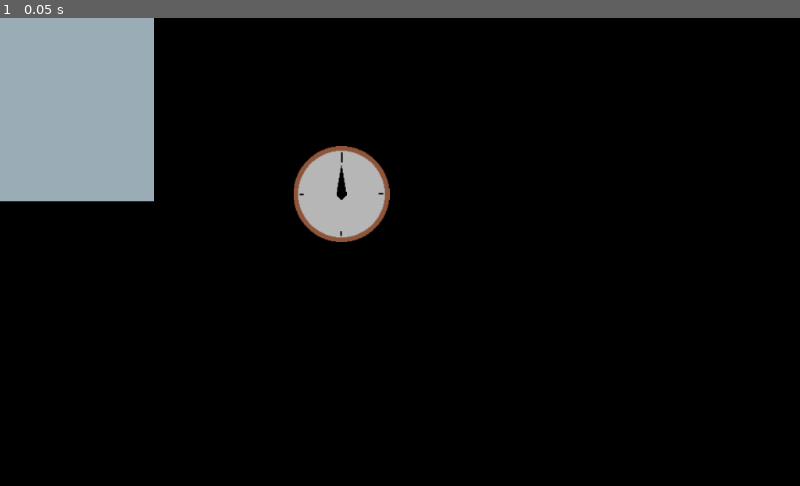
Above: before the commit, frame 1.
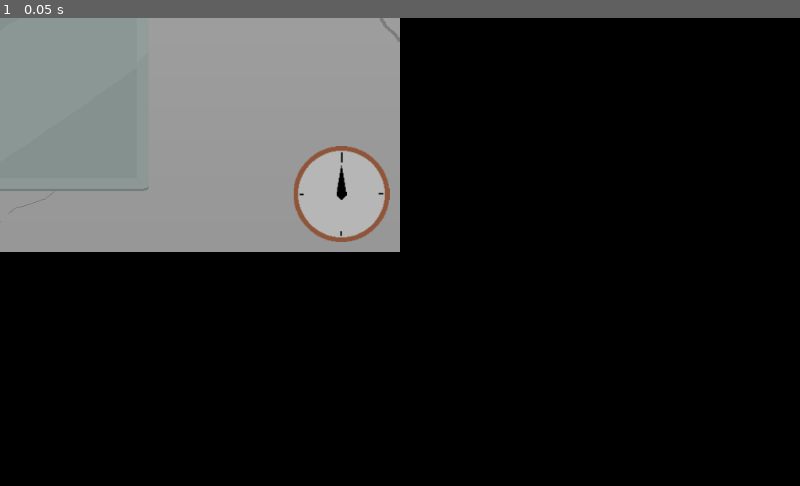
Above: after the commit, the same moment.

Repository: ericdsw/global_game_jam_2020
Game: Godot game, scene res://Screens/MiniGames/BreakerFix/BreakerFixMinigame.tscn
The game is run twice, just before and just after one commit, with the same random seed, the same clock (stepped at 60 frames per second) and the same inputs. This scene is started directly instead of the project's main scene. Sound files missing from this copy of the repository are replaced by a short silence.
Inputs:
- Up to frame 1 (0.05 s): no input

The runs differ from the first frame. In frame 1, 23% of the frame differs, in the area x 0-50%, y 0-50%.

Commit message:
Update visuals for BreakerFixMinigame

Diff:
--- a/MinigameTester.tscn
+++ b/MinigameTester.tscn
@@ -5,7 +5,7 @@
 
 [node name="MinigameTester" type="Node2D"]
 script = ExtResource( 1 )
-minigame_to_test = "res://Screens/MiniGames/FixCar/FixCarMinigame.tscn"
+minigame_to_test = "res://Screens/MiniGames/BreakerFix/BreakerFixMinigame.tscn"
 
 [node name="Timer" type="Timer" parent="."]
 
--- a/Screens/MiniGames/BreakerFix/BreakerFixMinigame.gd
+++ b/Screens/MiniGames/BreakerFix/BreakerFixMinigame.gd
@@ -20,7 +20,7 @@
 
 onready var left_container := get_node("LeftBreakerContainer") as VBoxContainer
 onready var right_container := get_node("RightBreakerContainer") as VBoxContainer
-onready var breaker_click := get_node("BreakerClick") as AudioStreamPlayer
+#onready var breaker_click := get_node("BreakerClick") as AudioStreamPlayer
 onready var electricity_grid := get_node("ElectricityGrid") as AudioStreamPlayer
 
 var _cur_amount := 0
@@ -34,7 +34,7 @@
 		var _area = load(C_AREA).instance()
 		add_child(_area)
 		_area.global_position = get_global_mouse_position()
-		breaker_click.play()
+#		breaker_click.play()
 
 # @Overwrite
 func start(difficulty := 1) -> void:
--- a/Screens/MiniGames/BreakerFix/BreakerFixMinigame.tscn
+++ b/Screens/MiniGames/BreakerFix/BreakerFixMinigame.tscn
@@ -1,17 +1,16 @@
-[gd_scene load_steps=6 format=2]
+[gd_scene load_steps=5 format=2]
 
 [ext_resource path="res://Screens/MiniGames/BaseMinigame.tscn" type="PackedScene" id=1]
 [ext_resource path="res://Screens/MiniGames/BreakerFix/BreakerFixMinigame.gd" type="Script" id=2]
-[ext_resource path="res://Resources/BreakerFix/breaker_box.png" type="Texture" id=3]
-[ext_resource path="res://Resources/Sounds/FixBrake/BrakeSwitch.wav" type="AudioStream" id=4]
 [ext_resource path="res://Resources/Sounds/FixBrake/ElectricityON.wav" type="AudioStream" id=5]
+[ext_resource path="res://Resources/BreakerFix/BGT.png" type="Texture" id=6]
 
 [node name="BreakerFixMinigame" instance=ExtResource( 1 )]
 script = ExtResource( 2 )
 duration = 3.0
 
-[node name="Sprite" type="Sprite" parent="." index="1"]
-texture = ExtResource( 3 )
+[node name="Background" type="Sprite" parent="." index="0"]
+texture = ExtResource( 6 )
 
 [node name="LeftBreakerContainer" type="VBoxContainer" parent="." index="2"]
 margin_left = -116.0
@@ -38,10 +37,6 @@
 "_edit_use_anchors_": false
 }
 
-[node name="BreakerClick" type="AudioStreamPlayer" parent="." index="5"]
-stream = ExtResource( 4 )
-pitch_scale = 2.0
-
-[node name="ElectricityGrid" type="AudioStreamPlayer" parent="." index="6"]
+[node name="ElectricityGrid" type="AudioStreamPlayer" parent="." index="5"]
 stream = ExtResource( 5 )
 volume_db = -20.0
--- a/Screens/MiniGames/BreakerFix/Elements/Breaker.gd
+++ b/Screens/MiniGames/BreakerFix/Elements/Breaker.gd
@@ -19,6 +19,7 @@
 
 func _on_Area2D_area_entered(area: Area2D) -> void:
 	if area.is_in_group("BreakerClickArea"):
+		$ClickPlayer.play()
 		if !_correct:
 			set_correct()
 		else:
--- a/Screens/MiniGames/BreakerFix/Elements/Breaker.tscn
+++ b/Screens/MiniGames/BreakerFix/Elements/Breaker.tscn
@@ -1,10 +1,12 @@
-[gd_scene load_steps=9 format=2]
+[gd_scene load_steps=11 format=2]
 
-[ext_resource path="res://Resources/BreakerFix/breaker.png" type="Texture" id=1]
+[ext_resource path="res://Resources/BreakerFix/sWITCHbASE.png" type="Texture" id=1]
 [ext_resource path="res://Resources/BreakerFix/breaker_light_good.png" type="Texture" id=2]
 [ext_resource path="res://Resources/BreakerFix/breaker_light_bad.png" type="Texture" id=3]
 [ext_resource path="res://Screens/MiniGames/BreakerFix/Elements/Breaker.gd" type="Script" id=4]
 [ext_resource path="res://Resources/BreakerFix/breaker_off.png" type="Texture" id=5]
+[ext_resource path="res://Resources/BreakerFix/Switch.png" type="Texture" id=6]
+[ext_resource path="res://Resources/Sounds/FixBrake/BrakeSwitch.wav" type="AudioStream" id=7]
 
 [sub_resource type="Animation" id=1]
 resource_name = "correct"
@@ -20,6 +22,18 @@
 "transitions": PoolRealArray( 1 ),
 "update": 1,
 "values": [ ExtResource( 2 ) ]
+}
+tracks/1/type = "value"
+tracks/1/path = NodePath("BreakerSwitch:scale")
+tracks/1/interp = 1
+tracks/1/loop_wrap = true
+tracks/1/imported = false
+tracks/1/enabled = true
+tracks/1/keys = {
+"times": PoolRealArray( 0 ),
+"transitions": PoolRealArray( 1 ),
+"update": 0,
+"values": [ Vector2( 1, 1 ) ]
 }
 
 [sub_resource type="Animation" id=2]
@@ -38,9 +52,21 @@
 "update": 1,
 "values": [ ExtResource( 3 ), ExtResource( 5 ) ]
 }
+tracks/1/type = "value"
+tracks/1/path = NodePath("BreakerSwitch:scale")
+tracks/1/interp = 1
+tracks/1/loop_wrap = true
+tracks/1/imported = false
+tracks/1/enabled = true
+tracks/1/keys = {
+"times": PoolRealArray( 0 ),
+"transitions": PoolRealArray( 1 ),
+"update": 0,
+"values": [ Vector2( -1, 1 ) ]
+}
 
-[sub_resource type="CircleShape2D" id=3]
-radius = 12.0539
+[sub_resource type="RectangleShape2D" id=3]
+extents = Vector2( 31.3818, 10 )
 
 [node name="Breaker" type="Control"]
 margin_left = -51.0
@@ -59,8 +85,14 @@
 texture = ExtResource( 1 )
 
 [node name="BreakerLight" type="Sprite" parent="."]
-position = Vector2( 84, 16 )
-texture = ExtResource( 5 )
+position = Vector2( 88.9459, 15.8271 )
+scale = Vector2( 0.920562, 0.841125 )
+texture = ExtResource( 3 )
+
+[node name="BreakerSwitch" type="Sprite" parent="."]
+position = Vector2( 35.2765, 13.3355 )
+scale = Vector2( -1, 1 )
+texture = ExtResource( 6 )
 
 [node name="AnimationPlayer" type="AnimationPlayer" parent="."]
 autoplay = "correct"
@@ -68,8 +100,13 @@
 anims/incorrect = SubResource( 2 )
 
 [node name="Area2D" type="Area2D" parent="."]
-position = Vector2( 84, 16 )
+visible = false
+position = Vector2( 36, 16 )
 
 [node name="CollisionShape2D" type="CollisionShape2D" parent="Area2D"]
+position = Vector2( -1, 0 )
 shape = SubResource( 3 )
+
+[node name="ClickPlayer" type="AudioStreamPlayer" parent="."]
+stream = ExtResource( 7 )
 [connection signal="area_entered" from="Area2D" to="." method="_on_Area2D_area_entered"]
Binary file added: Resources/BreakerFix/BGT.png
Not shown, added: Resources/BreakerFix/BGT.png.import
Binary file added: Resources/BreakerFix/Switch.png
Not shown, added: Resources/BreakerFix/Switch.png.import
Binary file added: Resources/BreakerFix/sWITCHbASE.png
Not shown, added: Resources/BreakerFix/sWITCHbASE.png.import
